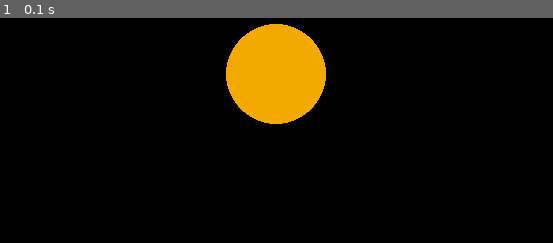
Above: before the commit, frame 1.
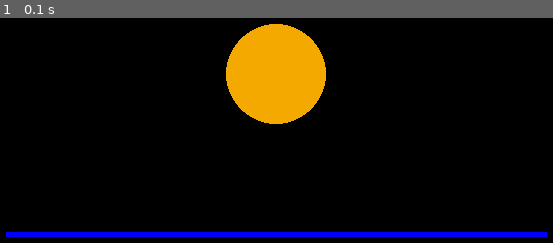
Above: after the commit, the same moment.

Repository: mrToad1986/ToadPyGame
Game: pygame game, started from test4.py
The game is run twice, just before and just after one commit, with the same random seed, the same clock (stepped at 60 frames per second) and the same inputs.
Inputs:
- Up to frame 1 (0.1 s): no input

The runs differ from the first frame. In frame 1, 2.2% of the frame differs, in the area x 1-99%, y 95-98%.

Commit message:
add hr to test4

Diff:
--- a/test4.py
+++ b/test4.py
@@ -22,7 +22,8 @@
 circle_radius = 50
 pygame.draw.circle(screen, yellow_mellon, (circle_x, circle_y), circle_radius)
 
-
+hr_line_y = 400
+pygame.draw.line(screen, blue, (50, hr_line_y), (590, hr_line_y), 5)
 
 while True:
     for event in pygame.event.get():
